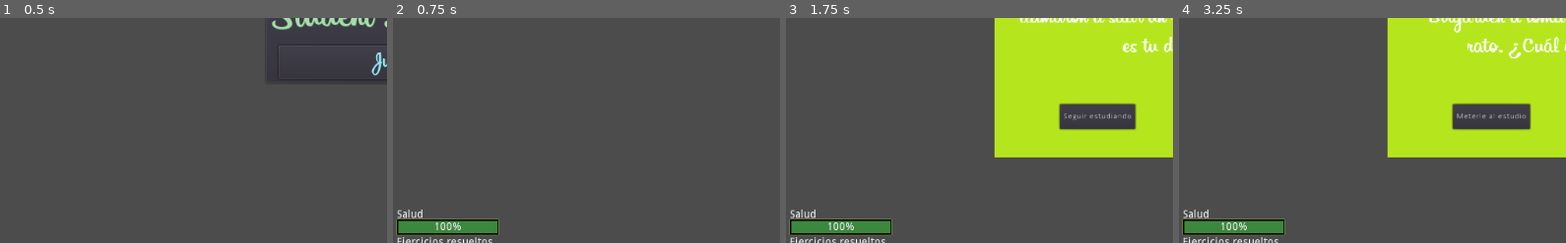
Above: before the commit, frames 1-4 (left to right).
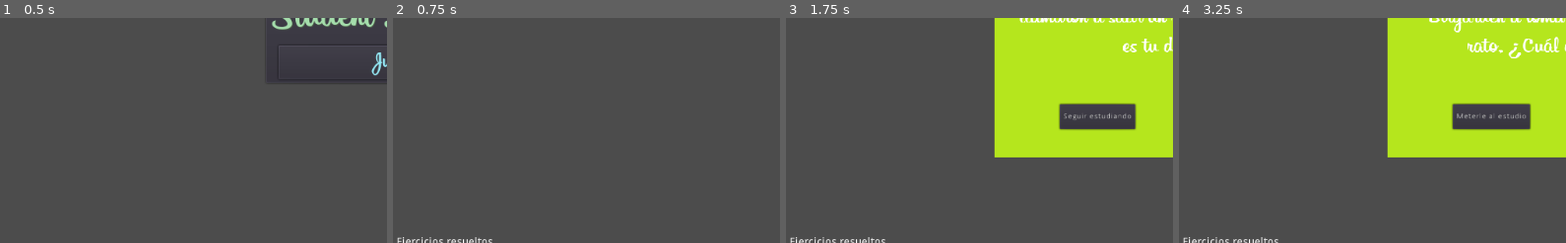
Above: after the commit, the same moments.

Repository: TraumaGames/StudentSimulator-TraumaGames
Game: Godot game, scene res://Main.tscn
Two runs of this game, one before a commit and one after it. Both use one fixed random seed, a clock stepped at 60 frames per second and the inputs below.
Inputs:
- Up to frame 1 (0.5 s): no input
- Up to frame 2 (0.75 s): click "Jugar" at 0.5 s
- Up to frame 3 (1.75 s): tap Enter at 1.25 s
- Up to frame 4 (3.25 s): click "Seguir estudiando" at 2 s; tap Space at 2.75 s
The pictures show only the part of the screen within x 0-50%, y 45-95%; the shares and areas given below are measured in that part.

Frame 1 is identical in both runs. In frame 2, 2.1% of the frame differs, in the area x 0-28%, y 85-97%; in frame 3, 2.1%; in frame 4, 2.1%.

Commit message:
Se eliminó la barra de vida por ahora

Diff:
--- a/Entities/Player/Player.gd
+++ b/Entities/Player/Player.gd
@@ -8,18 +8,15 @@
 
 var statBarsManager
 
-var stats = {
-	"Salud": 100,
-	"Ejercicios": 0
-	}
+var stats: Dictionary
 
 func initialize(statBarsManager):
 	self.statBarsManager = statBarsManager
-	emit_signal("stats_change", stats)
+	reset_values()
 
 func reset_values():
 	stats = {
-		"Salud": 100,
+#		"Salud": 100,
 		"Ejercicios": 0
 	}
 	texture = texture_1
--- a/Entities/StatBarsManager/StatBarsManager.gd
+++ b/Entities/StatBarsManager/StatBarsManager.gd
@@ -2,7 +2,7 @@
 class_name StatBarsManager
 
 onready var statBars = {
-	"Salud": $HealthBar,
+#	"Salud": $HealthBar,
 	"Ejercicios": $ExercisesBar
 	}
 
--- a/Entities/StatBarsManager/StatBarsManager.tscn
+++ b/Entities/StatBarsManager/StatBarsManager.tscn
@@ -11,11 +11,12 @@
 }
 
 [node name="HealthBar" parent="." instance=ExtResource( 2 )]
+visible = false
 theme = ExtResource( 3 )
 bar_name = "Salud"
 value = 50.0
 
 [node name="ExercisesBar" parent="." instance=ExtResource( 2 )]
-margin_top = 36.0
-margin_bottom = 50.0
+margin_top = 4.0
+margin_bottom = 18.0
 bar_name = "Ejercicios resueltos"
--- a/Main.gd
+++ b/Main.gd
@@ -5,7 +5,7 @@
 onready var card: Card = $Card
 onready var player: Player = $Player
 onready var stat_bars_manager: StatBarsManager = $StatBarsManager
-onready var timer :Timer =$Timer
+onready var card_timer :Timer =$CardTimer
 var cards: Array = []
 
 func _ready():
@@ -16,13 +16,13 @@
 	hud.wait()
 	player.show()
 	stat_bars_manager.show()
-	timer.start()
+	card_timer.start()
 
 func _on_Card_close_card(stats_update):
 	player.update_stats(stats_update)
 	if card.card_information != null:
 		hud.wait()
-		timer.start()
+		card_timer.start()
 	else:
 		finish_game()
 
--- a/Main.tscn
+++ b/Main.tscn
@@ -23,15 +23,15 @@
 [node name="StatBarsManager" parent="." instance=ExtResource( 5 )]
 visible = false
 margin_left = 5.0
-margin_top = 528.0
+margin_top = 559.784
 margin_right = 5.0
-margin_bottom = 528.0
+margin_bottom = 559.784
 
-[node name="Timer" type="Timer" parent="."]
+[node name="CardTimer" type="Timer" parent="."]
 one_shot = true
 
 [connection signal="reset_game" from="HUD" to="." method="_on_HUD_reset_game"]
 [connection signal="start_game" from="HUD" to="." method="_on_HUD_start_game"]
 [connection signal="close_card" from="Card" to="." method="_on_Card_close_card"]
 [connection signal="stats_change" from="Player" to="." method="_on_Player_stats_change"]
-[connection signal="timeout" from="Timer" to="." method="_on_Timer_timeout"]
+[connection signal="timeout" from="CardTimer" to="." method="_on_Timer_timeout"]
